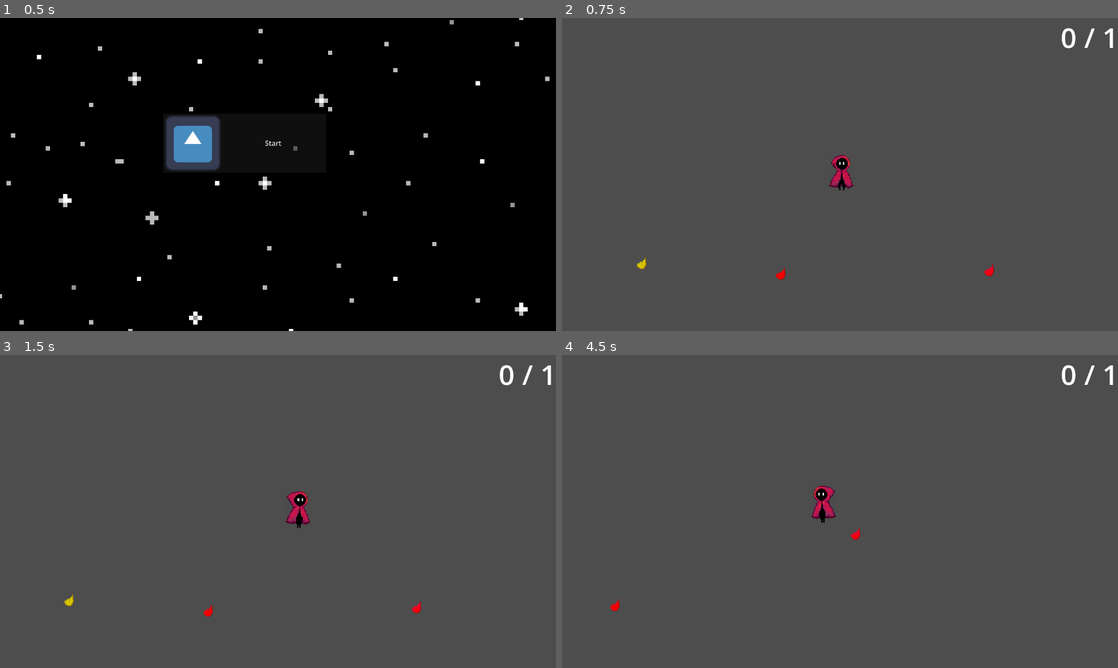
Above: before the commit, frames 1-4 (two rows, left to right).
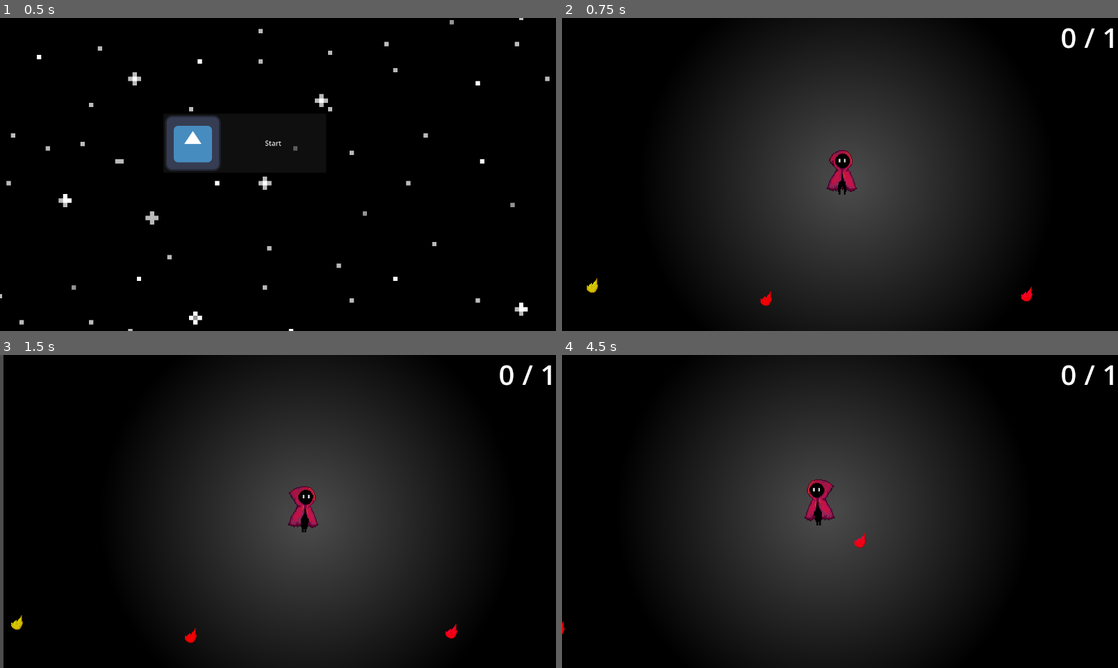
Above: after the commit, the same moments.

Repository: bk23miner/Maskape
Game: Godot game, scene res://scenes/main.tscn
Same seed, same stepped clock (60 frames per second), same inputs: the game is played once before the commit and once after it. The engine's default icon, where the game draws it, is replaced by a stand-in: a white triangle on a blue panel in a dark square.
Inputs:
- Up to frame 1 (0.5 s): no input
- Up to frame 2 (0.75 s): click "Start" at 0.5 s
- Up to frame 3 (1.5 s): hold D (right) from 1.28 s (still down); tap Shift (dash) at 1.35 s
- Up to frame 4 (4.5 s): release D (right) at 2.03 s; hold S (down) 2.03-2.78 s; tap Shift (dash) every 0.75 s from 2.1 to 4.35 s; hold D (right) 2.78-3.53 s; hold W (up) 3.53-4.28 s; hold A (left) from 4.28 s (still down)

Frame 1 is identical in both runs. In frame 2, 92% of the frame differs, in the area x 0-100%, y 0-100%; in frame 3, 92%; in frame 4, 93%.

Commit message:
vignette

Diff:
--- /dev/null
+++ b/assets/shader/vignette.gdshader
@@ -0,0 +1,11 @@
+shader_type canvas_item;
+
+uniform float outerRadius : hint_range(0.0, 1.0) = 1.0;
+uniform float MainAlpha : hint_range(0.0, 1.0) = 1.0;
+
+void fragment() {
+	float x = abs(UV.x-.5)*2.0;
+	float y = abs(UV.y-.5)*2.0;
+	float v = (sqrt((x*x)+(y*y))/outerRadius);
+	COLOR = vec4(0,0,0,v*MainAlpha);
+}
--- a/assets/tile_set.tres
+++ b/assets/tile_set.tres
@@ -43,6 +43,8 @@
 6:1/0/physics_layer_0/polygon_0/points = PackedVector2Array(9.718235, -16, 9.718235, 16, 16, 16, 16, -16)
 6:1/0/physics_layer_0/polygon_1/points = PackedVector2Array(-10.036869, -16, -10.036869, -8.921661, -16, -9.240292, -16, -16, -16, -16)
 7:1/0 = 0
+7:1/0/physics_layer_0/polygon_0/points = PackedVector2Array(-16, -8.921661, -9.399605, -8.921661, -9.718239, -16, -16, -16)
+7:1/0/physics_layer_0/polygon_1/points = PackedVector2Array(7.8064537, 7.6471367, 8.125084, 16, 16, 16, 16, 7.6471367)
 8:1/0 = 0
 8:1/0/physics_layer_0/polygon_0/points = PackedVector2Array(16, -16, 16, 16, 9.240292, 16, 10.196182, 16, 10.196182, -16)
 8:1/0/physics_layer_0/polygon_1/points = PackedVector2Array(-16, -16, -9.877554, -16, -9.877554, 16, -16, 16, -16, -16)
@@ -54,6 +56,9 @@
 2:2/0 = 0
 2:2/0/physics_layer_0/polygon_0/points = PackedVector2Array(16, -16, 16, 16, -16, 16, -16, 8.163267, 6.9782753, 7.899935, 7.284279, -16)
 3:2/0 = 0
+3:2/0/physics_layer_0/polygon_0/points = PackedVector2Array(8.723148, -16, 8.9030075, -8.273501, 16, -8.273501, 16, -16)
+3:2/0/physics_layer_0/polygon_1/points = PackedVector2Array(8.543287, 7.3742085, 8.543287, 16, 16, 16, 16, 7.3742085)
+3:2/0/physics_layer_0/polygon_2/points = PackedVector2Array(-16, -16, -10.355499, -16, -10.355499, 16, -16, 16)
 4:2/0 = 0
 4:2/0/physics_layer_0/polygon_0/points = PackedVector2Array(-16, -16, 16, -16, 16, -8.093642, -16, -7.913784)
 4:2/0/physics_layer_0/polygon_1/points = PackedVector2Array(8.169254, 9.213444, 7.923561, 16, 16, 16, 16, 8.722061)
@@ -66,6 +71,9 @@
 6:2/0/physics_layer_0/polygon_1/points = PackedVector2Array(-16, -16, -8.2921, -16, -8.169254, -8.10783, -16, -8.722059)
 6:2/0/physics_layer_0/polygon_2/points = PackedVector2Array(8.375856, -16, 8.274332, -8.122044, 16, -8.528145, 16, -16)
 7:2/0 = 0
+7:2/0/physics_layer_0/polygon_0/points = PackedVector2Array(7.8064537, 7.6471367, 8.125084, 16, 16, 16, 16, 7.6471367)
+7:2/0/physics_layer_0/polygon_1/points = PackedVector2Array(-16, 8.603031, -9.399605, 8.921661, -9.718239, 16, -16, 16)
+7:2/0/physics_layer_0/polygon_2/points = PackedVector2Array(8.443714, -16, 8.125084, -8.284399, 16, -8.284399, 16, -16)
 8:2/0 = 0
 8:2/0/physics_layer_0/polygon_0/points = PackedVector2Array(-16, 16, 16, 16, 16, -16, 9.399605, -16, 9.080975, 8.284401, -9.399609, 8.603031, -9.399609, -16, -16, -16)
 9:2/0 = 0
@@ -86,11 +94,19 @@
 4:3/0/physics_layer_0/polygon_1/points = PackedVector2Array(-16, 8.2735, -9.622444, 8.093643, -9.622444, 16, -16, 16)
 4:3/0/physics_layer_0/polygon_2/points = PackedVector2Array(-16, -16, -9.082867, -16, -9.262726, -7.733927, -16, -7.5540676)
 5:3/0 = 0
+5:3/0/physics_layer_0/polygon_0/points = PackedVector2Array(8.723148, -16, 8.9030075, -8.273501, 16, -8.273501, 16, -16)
+5:3/0/physics_layer_0/polygon_1/points = PackedVector2Array(-16, -16, -10.355499, -16, -10.355499, 16, -16, 16)
 6:3/0 = 0
 6:3/0/physics_layer_0/polygon_0/points = PackedVector2Array(-16, -16, 16, -16, 16, -8.093642, -16, -7.913784)
 6:3/0/physics_layer_0/polygon_1/points = PackedVector2Array(8.169254, 9.213444, 7.923561, 16, 16, 16, 16, 8.722061)
 7:3/0 = 0
+7:3/0/physics_layer_0/polygon_0/points = PackedVector2Array(7.8064537, 7.6471367, 8.125084, 16, 16, 16, 16, 7.6471367)
+7:3/0/physics_layer_0/polygon_1/points = PackedVector2Array(-16, 8.603031, -9.399605, 8.921661, -9.718239, 16, -16, 16)
+7:3/0/physics_layer_0/polygon_2/points = PackedVector2Array(8.443714, -16, 8.125084, -8.284399, 16, -8.284399, 16, -16)
 8:3/0 = 0
+8:3/0/physics_layer_0/polygon_0/points = PackedVector2Array(-16, -8.921661, -9.399605, -8.921661, -9.718239, -16, -16, -16)
+8:3/0/physics_layer_0/polygon_1/points = PackedVector2Array(7.8064537, 7.6471367, 8.125084, 16, 16, 16, 16, 7.6471367)
+8:3/0/physics_layer_0/polygon_2/points = PackedVector2Array(-16, 8.603031, -9.399605, 8.921661, -9.718239, 16, -16, 16)
 9:3/0 = 0
 0:4/0 = 0
 1:4/0 = 0
@@ -101,7 +117,13 @@
 6:4/0/physics_layer_0/polygon_0/points = PackedVector2Array(16, -16, 16, 16, 7.2416077, 16, 7.284279, -16)
 6:4/0/physics_layer_0/polygon_1/points = PackedVector2Array(-16, 8.4533615, -9.262726, 8.4533615, -9.262726, 16, -16, 16)
 7:4/0 = 0
+7:4/0/physics_layer_0/polygon_0/points = PackedVector2Array(7.8064537, 7.6471367, 8.125084, 16, 16, 16, 16, 7.6471367)
+7:4/0/physics_layer_0/polygon_1/points = PackedVector2Array(8.443714, -16, 8.125084, -8.284399, 16, -8.284399, 16, -16)
+7:4/0/physics_layer_0/polygon_2/points = PackedVector2Array(-16, -16, -8.762344, -16, -8.443714, -8.921661, -16, -8.921661)
 8:4/0 = 0
+8:4/0/physics_layer_0/polygon_0/points = PackedVector2Array(8.443714, -16, 8.125084, -8.284399, 16, -8.284399, 16, -16)
+8:4/0/physics_layer_0/polygon_1/points = PackedVector2Array(-16, -16, -8.762344, -16, -8.443714, -8.921661, -16, -8.921661)
+8:4/0/physics_layer_0/polygon_2/points = PackedVector2Array(-16, 7.6471367, -9.080975, 7.9657707, -9.080975, 16, -16, 16)
 5:4/0 = 0
 5:4/0/physics_layer_0/polygon_0/points = PackedVector2Array(-16, 9.352655, 16, 8.476368, 16, 16, -16, 16)
 5:4/0/physics_layer_0/polygon_1/points = PackedVector2Array(-16, -16, -16, -9.3526535, -8.363432, -9.712372, -8.003714, -16)
@@ -111,8 +133,14 @@
 3:5/0 = 0
 4:5/0 = 0
 5:5/0 = 0
+5:5/0/physics_layer_0/polygon_0/points = PackedVector2Array(7.8064537, 7.0098763, 16, 7.3285065, 16, 16, 8.443714, 16)
+5:5/0/physics_layer_0/polygon_1/points = PackedVector2Array(7.4878235, -16, 7.1691933, -8.603029, 16, -8.603029, 16, -16)
 5:6/0 = 0
+5:6/0/physics_layer_0/polygon_0/points = PackedVector2Array(7.4878235, -16, 7.1691933, -8.603029, 16, -8.603029, 16, -16)
+5:6/0/physics_layer_0/polygon_1/points = PackedVector2Array(-16, -7.965769, -8.443718, -8.603029, -8.125084, -16, -16, -16)
 6:6/0 = 0
+6:6/0/physics_layer_0/polygon_0/points = PackedVector2Array(-16, -16, -8.762344, -16, -8.443714, -8.921661, -16, -8.921661)
+6:6/0/physics_layer_0/polygon_1/points = PackedVector2Array(-16, 7.6471367, -9.080975, 7.9657707, -9.080975, 16, -16, 16)
 7:6/0 = 0
 7:6/0/physics_layer_0/polygon_0/points = PackedVector2Array(-16, 16, 16, 16, 16, 9.140421, -9.249235, 9.793308, -9.684494, -16, -16, -16)
 7:6/0/physics_layer_0/polygon_1/points = PackedVector2Array(9.9021225, -16, 10.337383, -9.793306, 16, -9.358049, 16, -16)
@@ -126,6 +154,8 @@
 7:5/0/physics_layer_0/polygon_0/points = PackedVector2Array(-16, 16, -10.119749, 16, -9.684492, -10.010937, 16, -9.575678, 16, -16, -16, -16)
 7:5/0/physics_layer_0/polygon_1/points = PackedVector2Array(16, 9.140421, 9.466862, 8.922792, 10.337381, 16, 16, 16)
 6:5/0 = 0
+6:5/0/physics_layer_0/polygon_0/points = PackedVector2Array(-16, 7.6471367, -9.080975, 7.9657707, -9.080975, 16, -16, 16)
+6:5/0/physics_layer_0/polygon_1/points = PackedVector2Array(7.8064537, 7.0098763, 16, 7.3285065, 16, 16, 8.443714, 16)
 4:6/0 = 0
 3:6/0 = 0
 2:6/0 = 0
--- a/scenes/character.tscn
+++ b/scenes/character.tscn
@@ -2,8 +2,34 @@
 
 [ext_resource type="Script" uid="uid://o8ra0xf7gjee" path="res://scripts/character.gd" id="1_rkhd4"]
 [ext_resource type="SpriteFrames" uid="uid://cw45sfxvso2nn" path="res://assets/character/walking.tres" id="2_rkhd4"]
+[ext_resource type="Shader" uid="uid://bpet5xui58o8m" path="res://assets/shader/vignette.gdshader" id="3_lrhn5"]
 
-[sub_resource type="RectangleShape2D" id="RectangleShape2D_rkhd4"]
+[sub_resource type="CircleShape2D" id="CircleShape2D_rkhd4"]
+radius = 5.0
+
+[sub_resource type="ShaderMaterial" id="ShaderMaterial_my7n2"]
+shader = ExtResource("3_lrhn5")
+shader_parameter/outerRadius = 1.0
+shader_parameter/MainAlpha = 1.0
+
+[sub_resource type="ShaderMaterial" id="ShaderMaterial_lrhn5"]
+shader = ExtResource("3_lrhn5")
+shader_parameter/outerRadius = 0.68800003268
+shader_parameter/MainAlpha = 1.0
+
+[sub_resource type="GDScript" id="GDScript_dp8ca"]
+script/source = "extends ColorRect
+
+
+# Called when the node enters the scene tree for the first time.
+func _ready() -> void:
+	pass # Replace with function body.
+
+
+# Called every frame. 'delta' is the elapsed time since the previous frame.
+func _process(delta: float) -> void:
+	pass
+"
 
 [node name="Character" type="CharacterBody2D" unique_id=1676013416 groups=["player"]]
 script = ExtResource("1_rkhd4")
@@ -18,7 +44,8 @@
 animation = &"back"
 
 [node name="CollisionShape2D" type="CollisionShape2D" parent="." unique_id=946149693]
-shape = SubResource("RectangleShape2D_rkhd4")
+position = Vector2(0, 4)
+shape = SubResource("CircleShape2D_rkhd4")
 
 [node name="dash_timer" type="Timer" parent="." unique_id=2094510126]
 wait_time = 0.25
@@ -28,9 +55,19 @@
 one_shot = true
 
 [node name="Camera2D" type="Camera2D" parent="." unique_id=1085660339]
+material = SubResource("ShaderMaterial_my7n2")
 position = Vector2(-1, 0)
-zoom = Vector2(4, 4)
+zoom = Vector2(5, 5)
 position_smoothing_enabled = true
+
+[node name="ColorRect" type="ColorRect" parent="Camera2D" unique_id=2079529622]
+material = SubResource("ShaderMaterial_lrhn5")
+offset_left = -137.0
+offset_top = -137.0
+offset_right = -97.0
+offset_bottom = -97.0
+scale = Vector2(7, 7)
+script = SubResource("GDScript_dp8ca")
 
 [node name="target" type="Node2D" parent="." unique_id=1381367847]
 position = Vector2(12, -11)
Not shown, added: assets/shader/vignette.gdshader.uid
Not shown: 1 places in scenes/gate.tscn that only renumber resources
